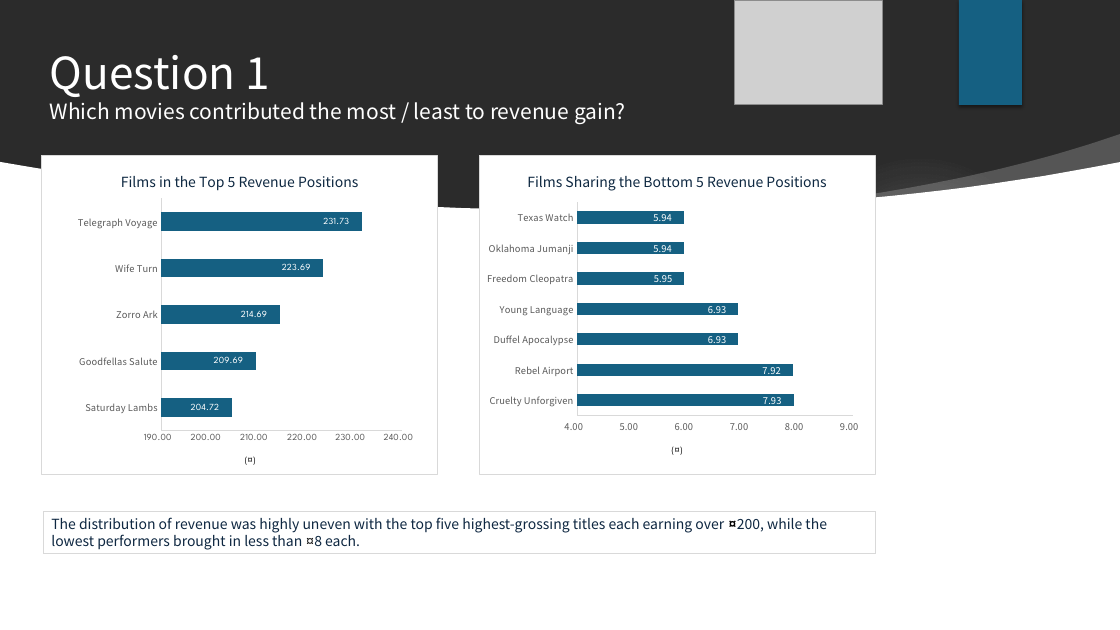
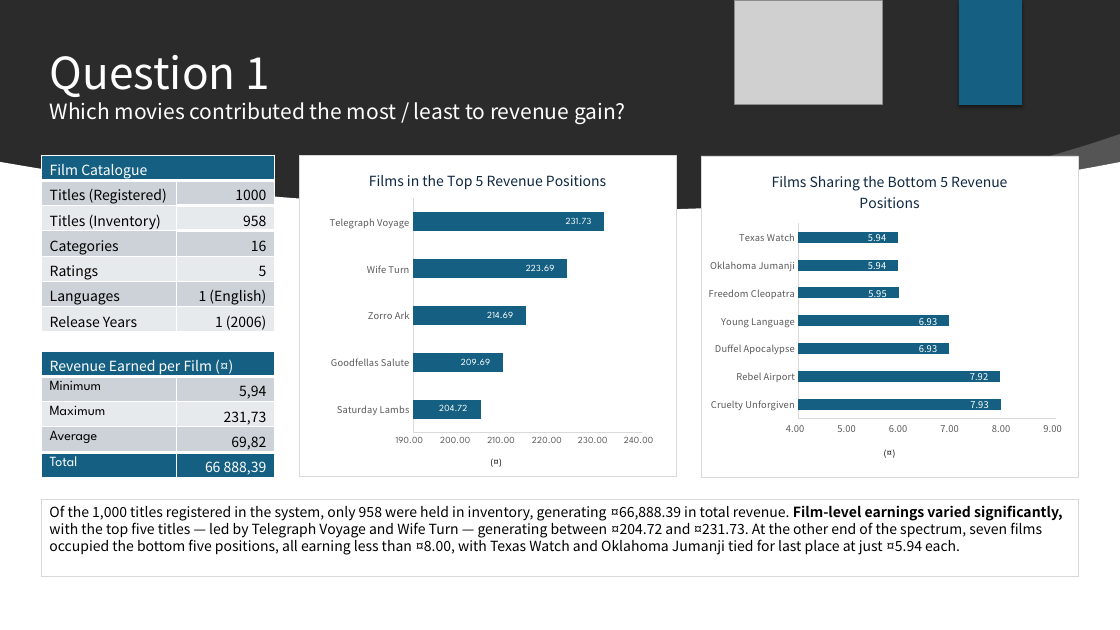
Before and after one commit to davidgriesel/03_streaming_service_database_queries, a slide deck: slide 3 of deliverables/presentation.pptx (slide 4 before the commit). Drawn at 1120x630 pixels with LibreOffice and Linux fonts; fonts in the diff are those of the drawing; grey boxes stand for pictures; background and template pictures are left out; a plain dark background stands for a picture behind light text. Boxes give left, top, right and bottom in pixels: in the first picture for what was removed or moved away, otherwise in the second. Text is boxed around its words. In the diff, an @@ line names an element or a change of style, - is before the commit and + after.

```diff
--- a/deliverables/presentation.pptx
+++ b/deliverables/presentation.pptx
@@ table added at (x1=41, y1=155, x2=275, y2=334), 7 rows, 2 columns @@
+Film Catalogue | 
+Titles (Registered) | 1000
+Titles (Inventory) | 958
+Categories | 16
+Ratings | 5
+Languages | 1 (English)
+Release Years | 1 (2006)
@@ bar stacked chart resized from (x1=41, y1=155, x2=438, y2=475) to (x1=299, y1=155, x2=677, y2=477) @@
@@ bar stacked chart resized from (x1=479, y1=155, x2=875, y2=475) to (x1=701, y1=155, x2=1079, y2=477) @@
@@ table added at (x1=41, y1=351, x2=276, y2=479), 5 rows, 2 columns @@
+Revenue Earned per Film (¤) | 
+Minimum | 5,94
+Maximum | 231,73
+Average | 69,82
+Total | 66 888,39
@@ rectangle "Of the 1,000 titles registered ..." resized from (x1=43, y1=512, x2=875, y2=554) to (x1=41, y1=500, x2=1079, y2=576) @@
@@ text in rectangle at (x1=49, y1=505, x2=1063, y2=555): text changed; text colour #0E2741 to #000000 @@
-The distribution of revenue was highly uneven with the top five highest-grossing titles each earning over ¤200, while the lowest performers brought in less than ¤8 each.
+Of the 1,000 titles registered in the system, only 958 were held in inventory, generating ¤66,888.39 in total revenue. Film-level earnings varied significantly, with the top five titles — led by Telegraph Voyage and Wife Turn — generating between ¤204.72 and ¤231.73. At the other end of the spectrum, seven films occupied the bottom five positions, all earning less than ¤8.00, with Texas Watch and Oklahoma Jumanji tied for last place at just ¤5.94 each.
```
Also in this commit, not shown: 7 other slides changed, 2 slides removed, 13 other files.
